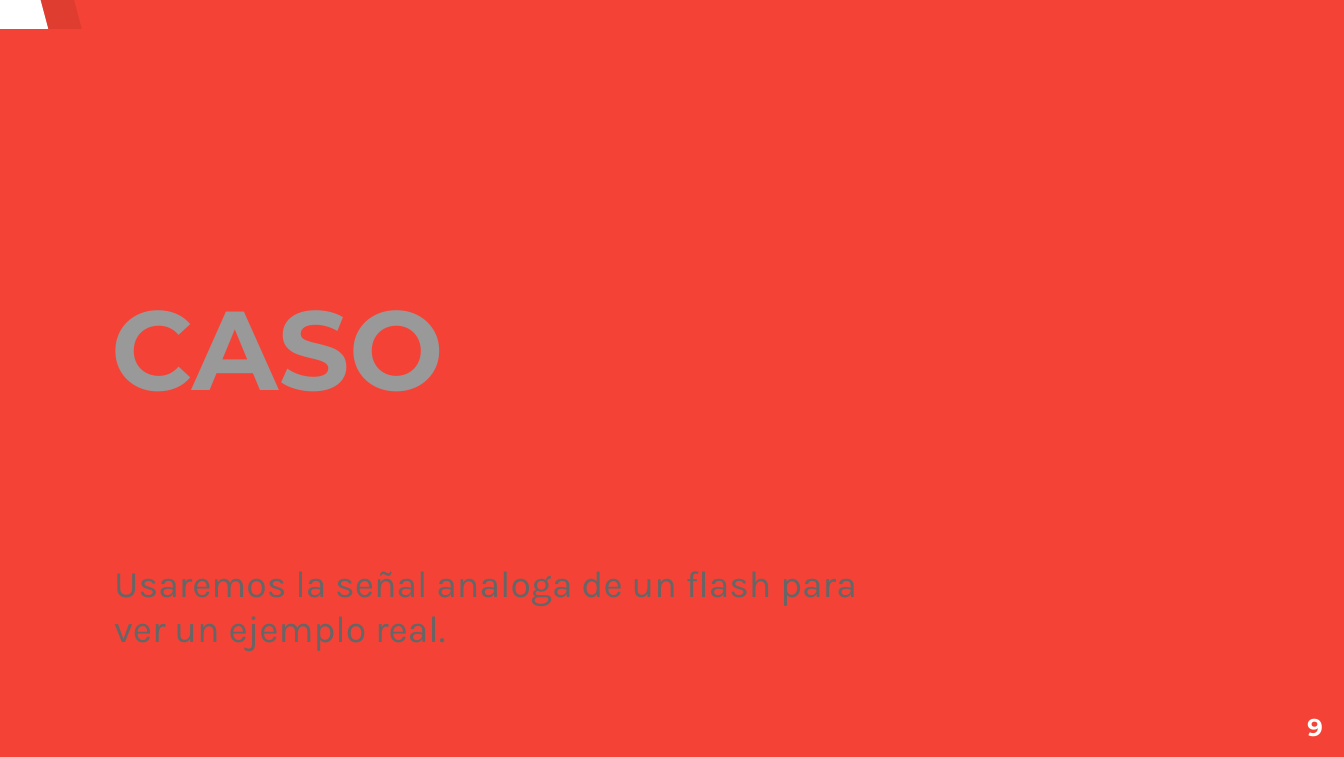
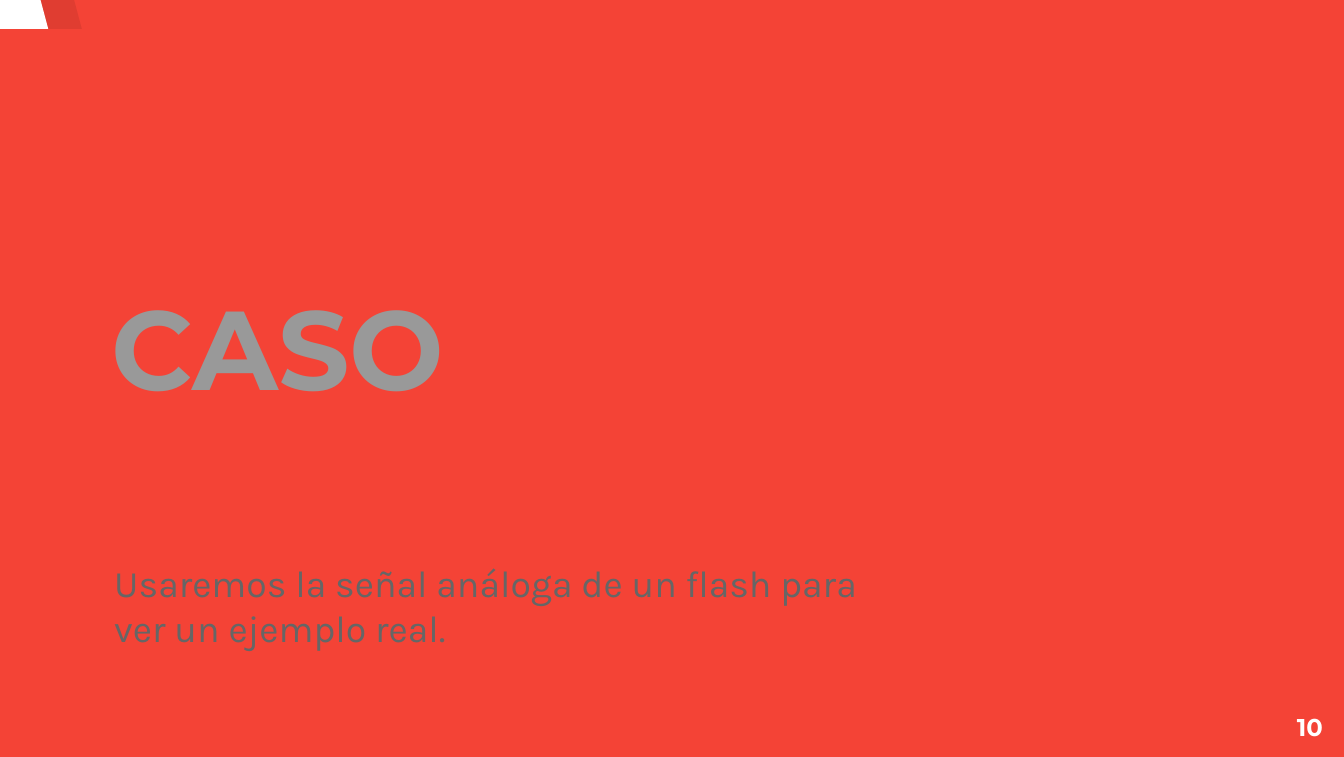
Before and after one commit to creyesp/MEA-analysis, a slide deck: slide 10 of doc/presentacion.odp (slide 9 before the commit). Drawn at 1344x757 pixels with LibreOffice and Linux fonts; fonts in the diff are those of the drawing. Boxes give left, top, right and bottom in pixels: in the first picture for what was removed or moved away, otherwise in the second. Text is boxed around its words. In the diff, an @@ line names an element or a change of style, - is before the commit and + after.

```diff
--- a/doc/presentacion.odp
+++ b/doc/presentacion.odp
@@ subtitle at (114,568,856,651): text changed @@
-Usaremos la señal analoga de un flash para ver un ejemplo real.
+Usaremos la señal análoga de un flash para ver un ejemplo real.
@@ page number at (1297,718,1323,737): text changed @@
-9
+10
```
Also in this commit, not shown: 14 other slides changed, 2 slides added, 1 slide removed.
